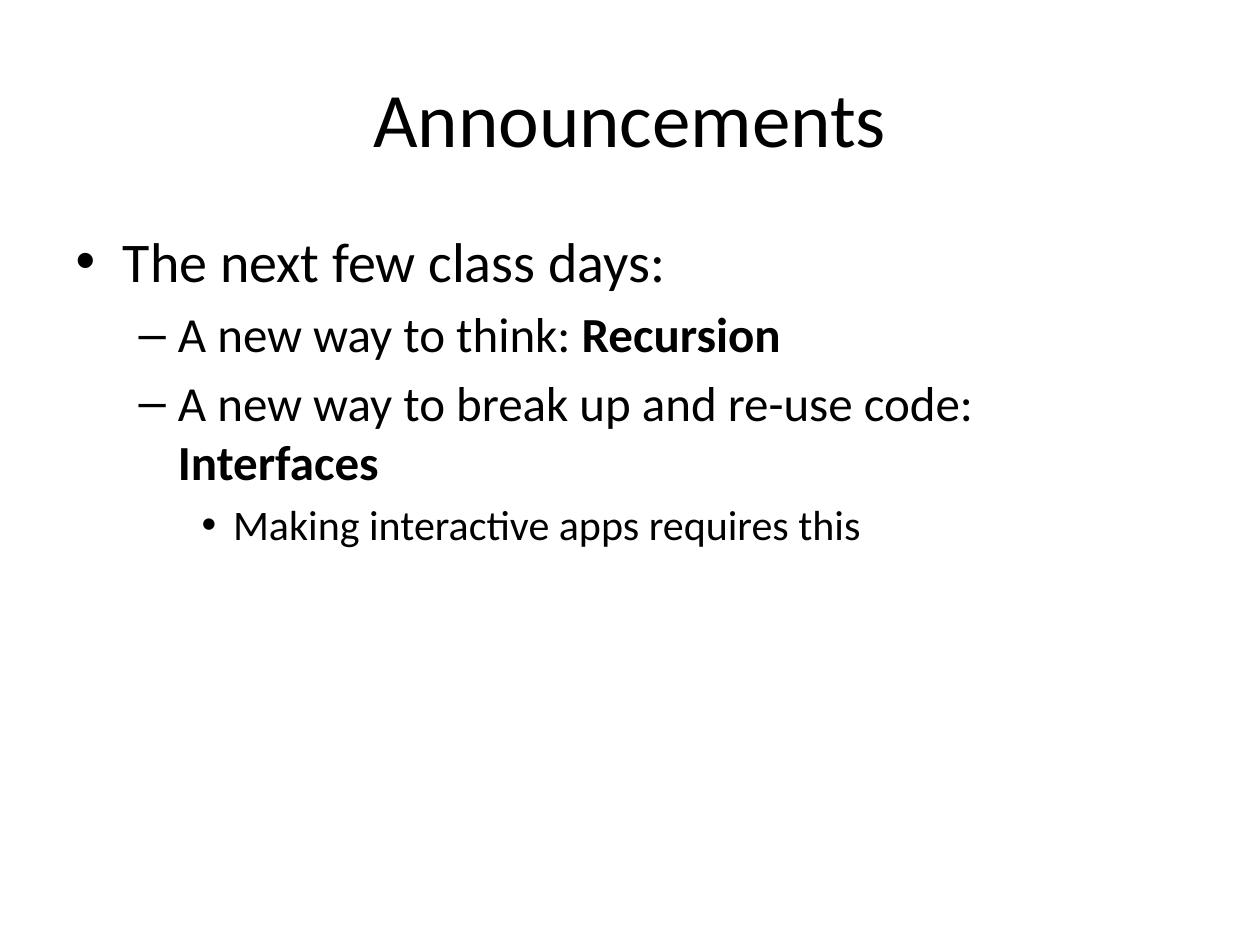
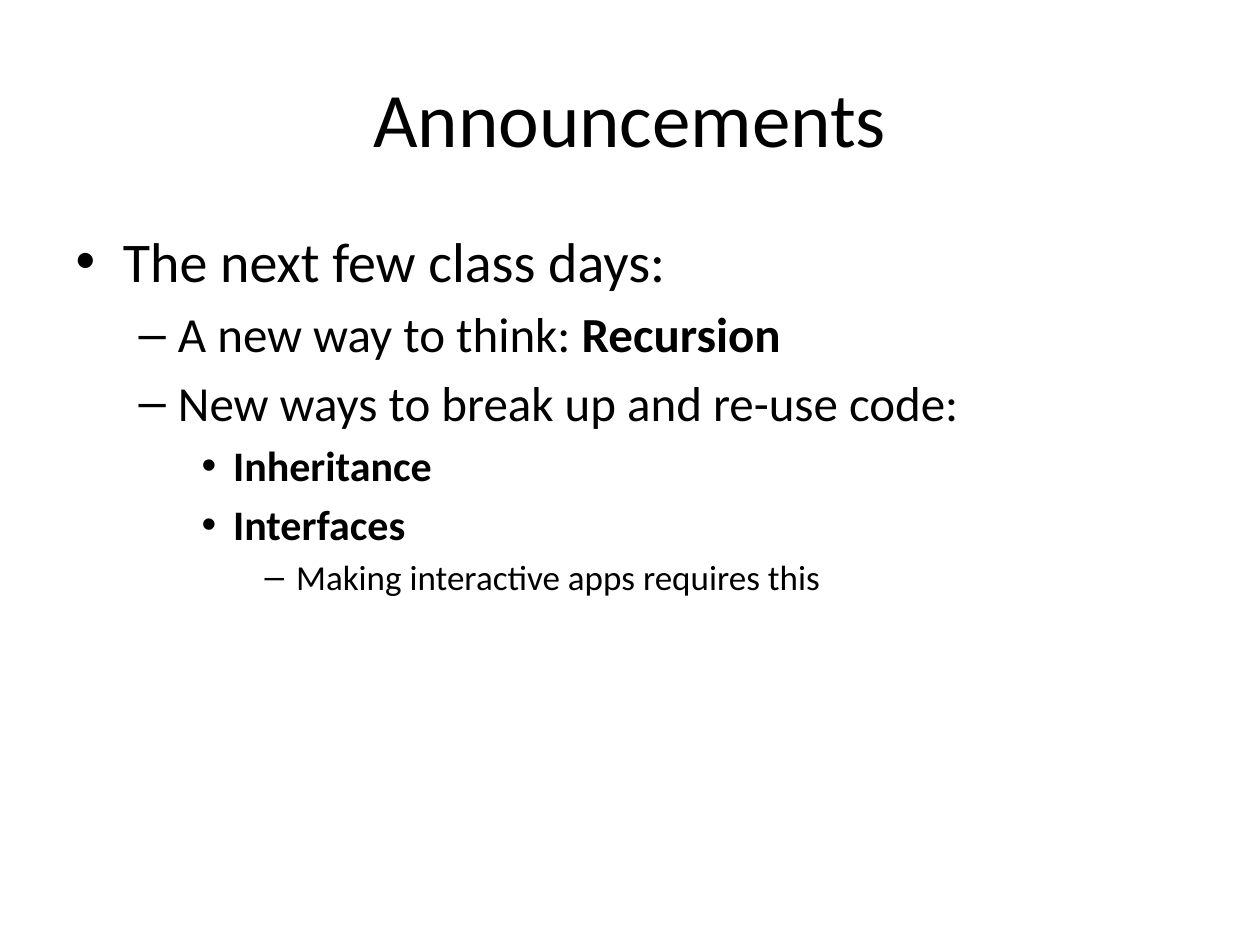
Before and after one commit to RHIT-CSSE/csse220, a slide deck: slide 2 of ClassMaterials/RecursionIntroduction/Slides/Part1-Recursion.pptx. Drawn at 1260x945 pixels with LibreOffice and Linux fonts; fonts in the diff are those of the drawing. Boxes give left, top, right and bottom in pixels: in the first picture for what was removed or moved away, otherwise in the second. Text is boxed around its words. In the diff, an @@ line names an element or a change of style, - is before the commit and + after.

```diff
--- a/ClassMaterials/RecursionIntroduction/Slides/Part1-Recursion.pptx
+++ b/ClassMaterials/RecursionIntroduction/Slides/Part1-Recursion.pptx
@@ text at [178,387,958,541]: text changed @@
-  – A new way to break up and re-use code: Interfaces
+  – New ways to break up and re-use code:
+    • Inheritance
+    • Interfaces
@@ text at [296,565,820,596]: size 24 to 20 pt in "Making interactive apps requires this"; bullet • to –; list level 3 to 4 in "Making interactive apps requires this" @@
```
Also in this commit, not shown: 3 other slides changed, 3 other files.
